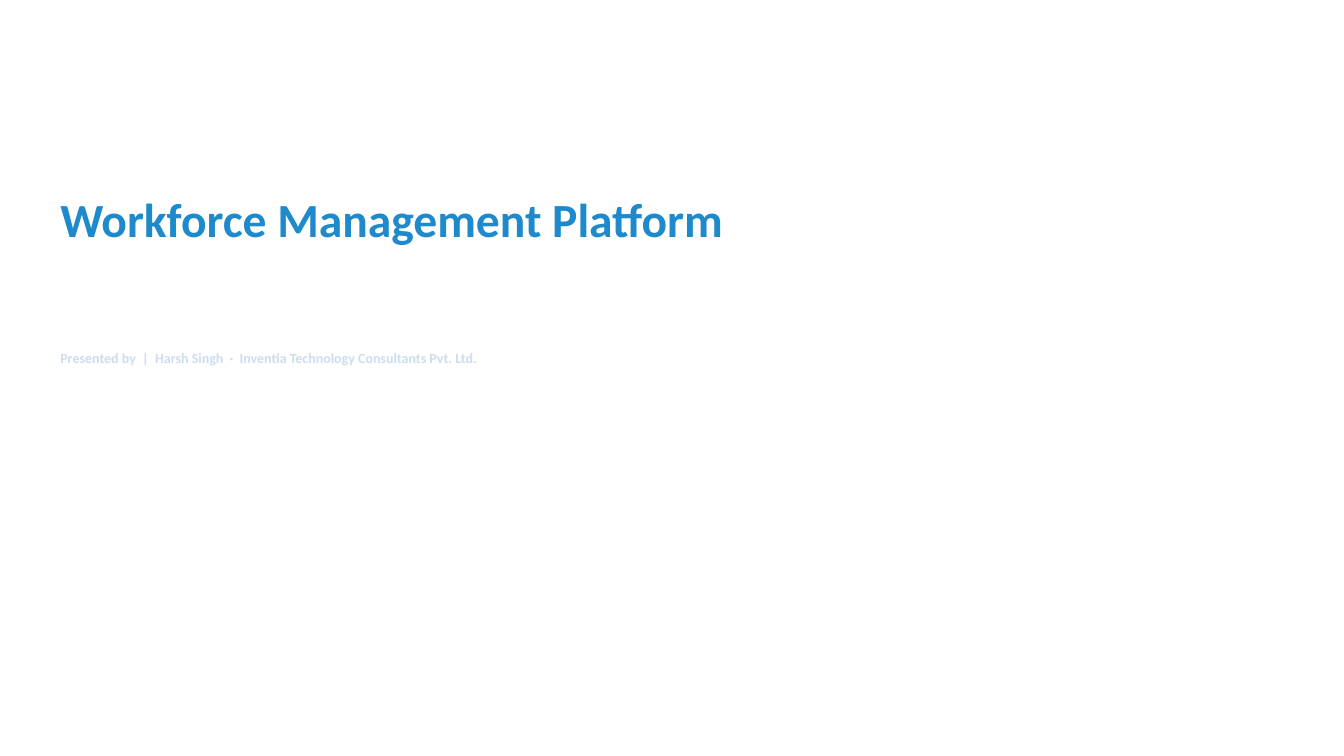
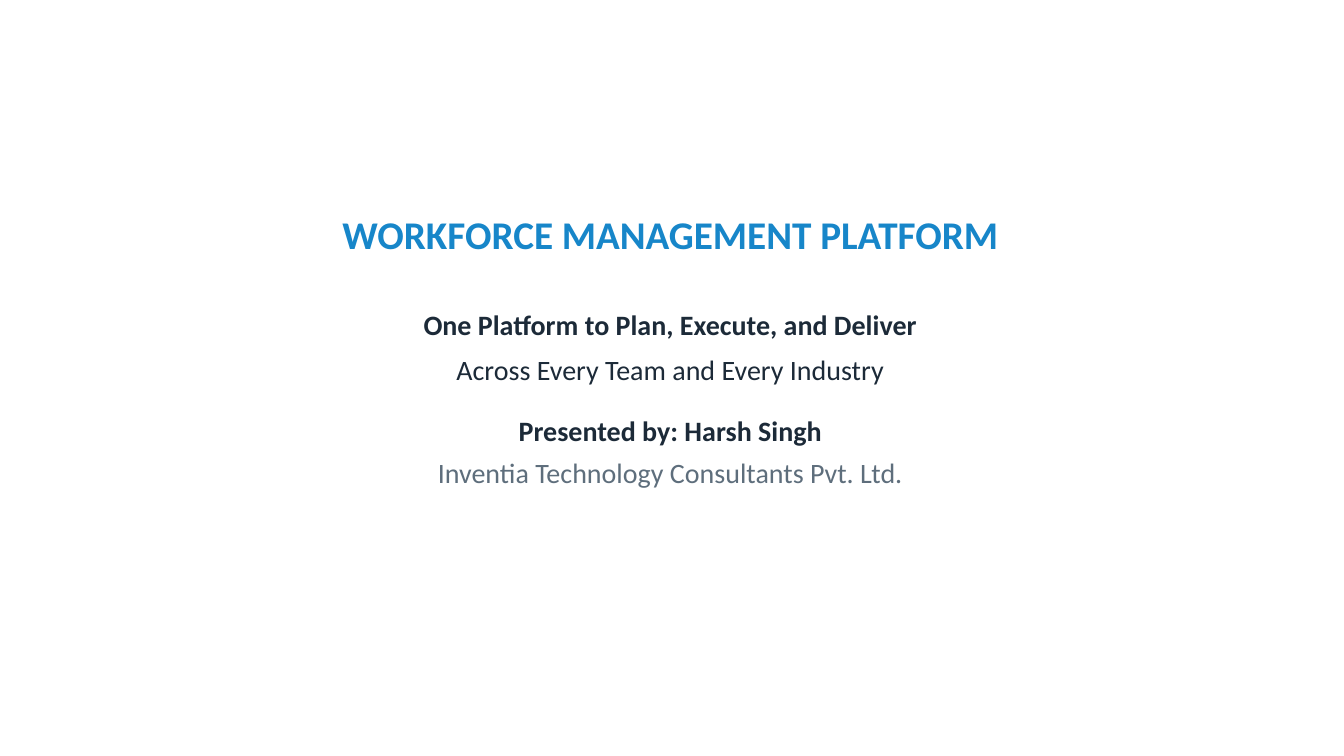
Before and after one commit to Harrsh25/Web-Clone, a slide deck: slide 1 of WFM_Platform_Generic_Professional.pptx. Drawn at 1344x756 pixels with LibreOffice and Linux fonts; fonts in the diff are those of the drawing; background and template pictures are left out. Boxes give left, top, right and bottom in pixels: in the first picture for what was removed or moved away, otherwise in the second. Text is boxed around its words. In the diff, an @@ line names an element or a change of style, - is before the commit and + after.

```diff
--- a/WFM_Platform_Generic_Professional.pptx
+++ b/WFM_Platform_Generic_Professional.pptx
@@ text at box(60, 203, 722, 245): paragraph removed @@
-Workforce Management Platform
@@ text added at box(342, 223, 998, 250), 28 pt, text #1786C9, bold @@
+WORKFORCE MANAGEMENT PLATFORM
@@ text "One Platform to Plan, Execute, ...": place and size @@
-text "One Platform to Plan, Execute, ..." at box(60, 203, 722, 365)
+text "One Platform to Plan, Execute, ..." at box(424, 315, 917, 488)
@@ text at box(424, 315, 917, 385): size 17 to 20 pt, text colour #FFFFFF to #1C2A38 in "One Platform to Plan, Execute, and Deliver", "Across Every Team and Every Industry"; bold on in "One Platform to Plan, Execute, and Deliver"; alignment left to centre; more space between paragraphs @@
@@ text at box(438, 421, 902, 488): text changed; size 10 to 20 pt; text colour #CCDDEE to #5E6E7C; bold off @@
-Presented by | Harsh Singh · Inventia Technology Consultants Pvt. Ltd.
+Presented by: Harsh Singh
+Inventia Technology Consultants Pvt. Ltd.
```
Also in this commit, not shown: 10 other slides changed, 2 slides added, 2 slides removed.
